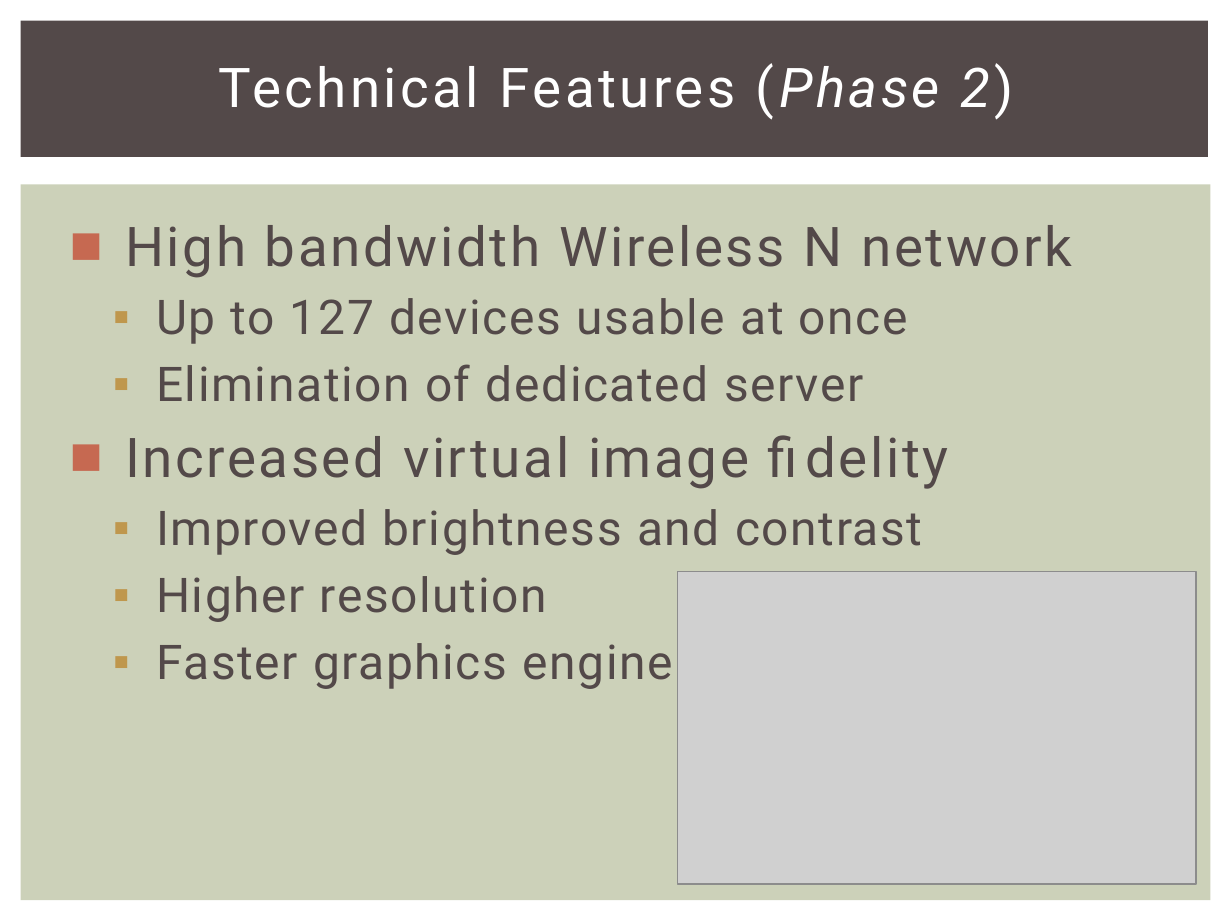
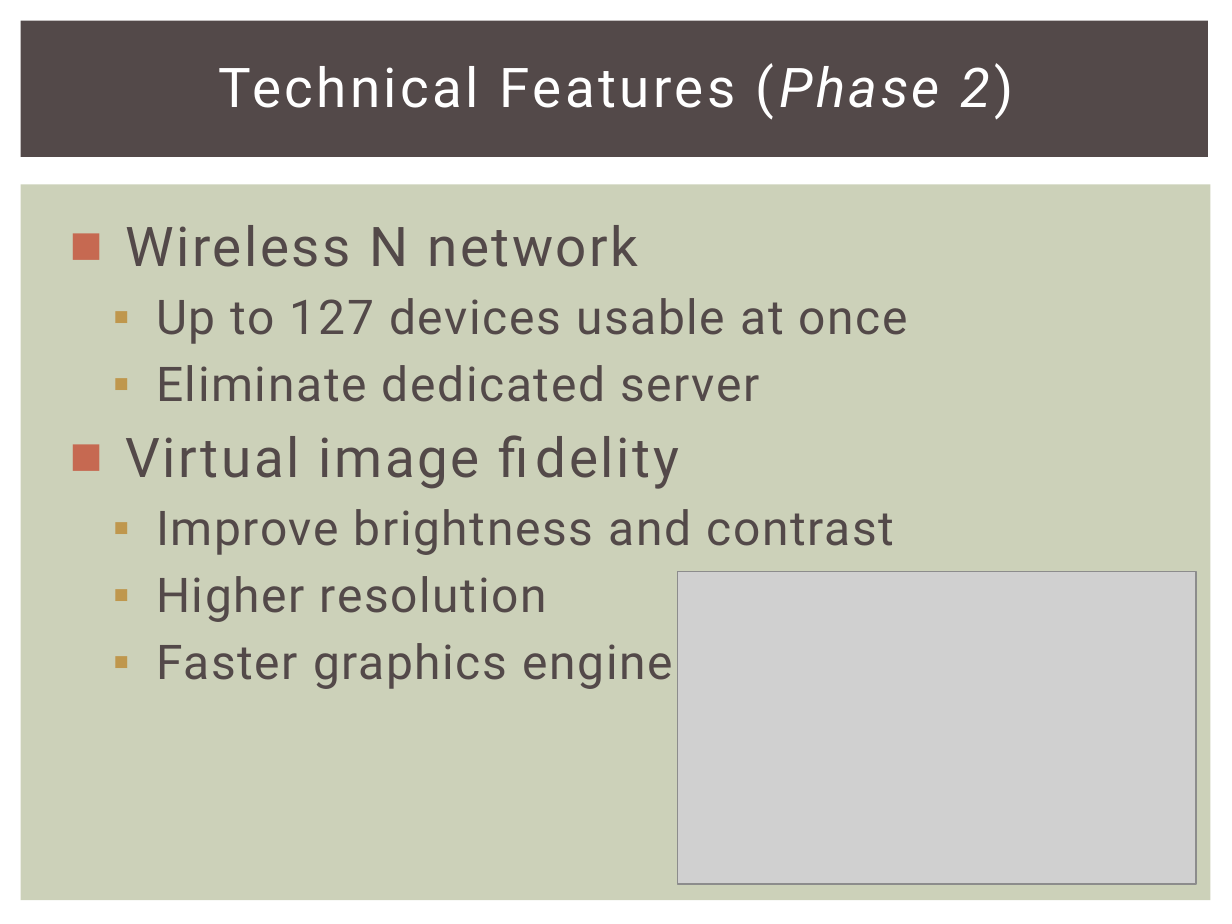
Before and after one commit to snowpuppy/augreality, a slide deck: slide 21 of doc/AugRealityFinalPresentation.pptx. Drawn at 1232x924 pixels with LibreOffice and Linux fonts; fonts in the diff are those of the drawing; grey boxes stand for pictures. Boxes give left, top, right and bottom in pixels: in the first picture for what was removed or moved away, otherwise in the second. Text is boxed around its words. In the diff, an @@ line names an element or a change of style, - is before the commit and + after.

```diff
--- a/doc/AugRealityFinalPresentation.pptx
+++ b/doc/AugRealityFinalPresentation.pptx
@@ text at box(125, 225, 638, 267): text changed @@
-■ High bandwidth Wireless N network
+■ Wireless N network
@@ text at box(125, 365, 894, 555): text changed @@
-  ▪ Elimination of dedicated server
-■ Increased virtual image fidelity
-  ▪ Improved brightness and contrast
+  ▪ Eliminate dedicated server
+■ Virtual image fidelity
+  ▪ Improve brightness and contrast
```
Also in this commit, not shown: 9 other slides changed, 1 slide added, 1 slide removed.
